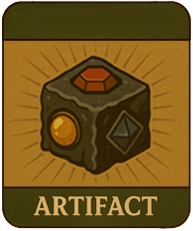
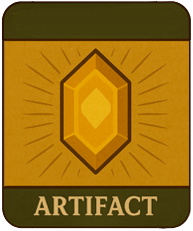
Before/after of a 193 × 231 layered artwork. What changed in the layer stack:
added layer "Lager 7" above "Lager 8" over (5, 38, 18, 189)
added layer "Lager 8" above "Lager 6" over (177, 38, 189, 189)
added layer "Lager 6" above "Lager 5" over (10, 38, 181, 231)